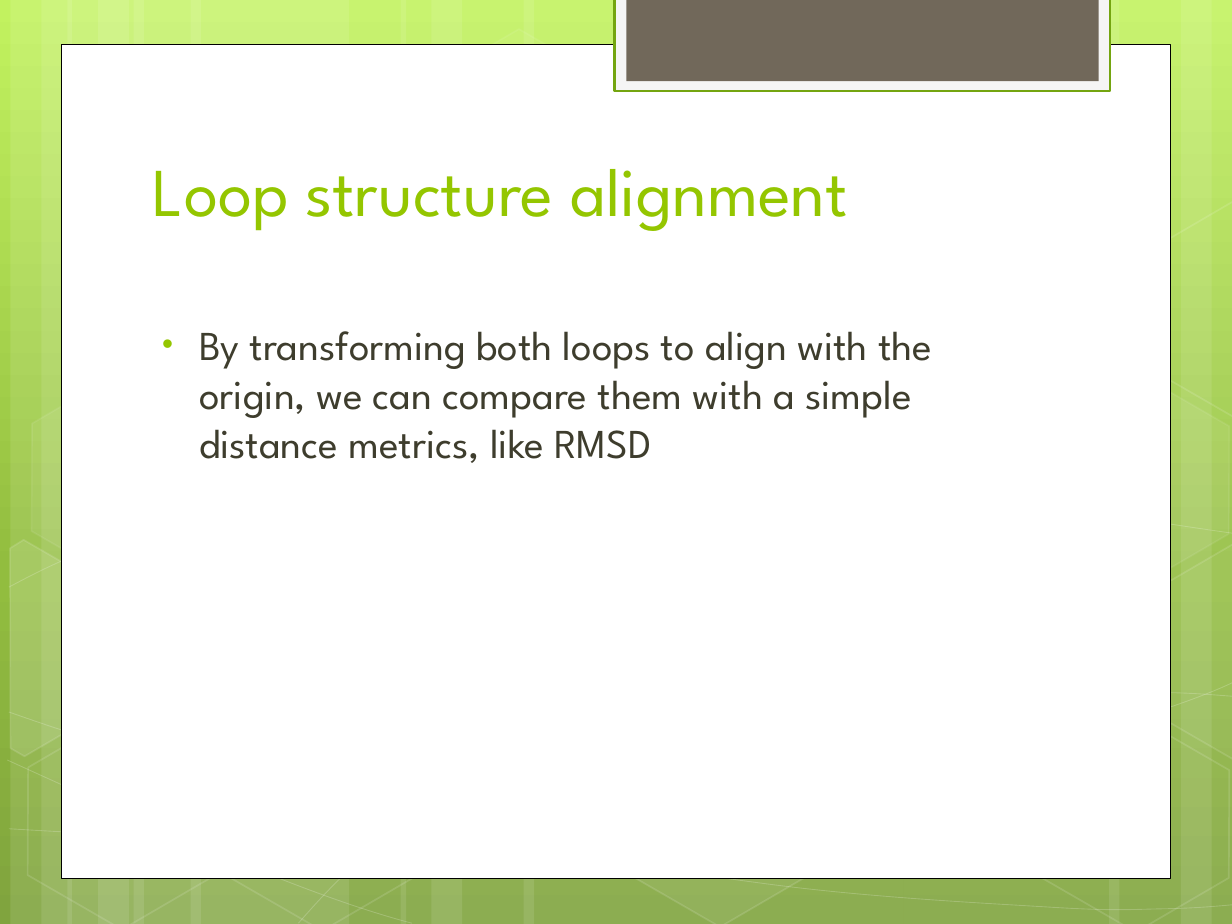
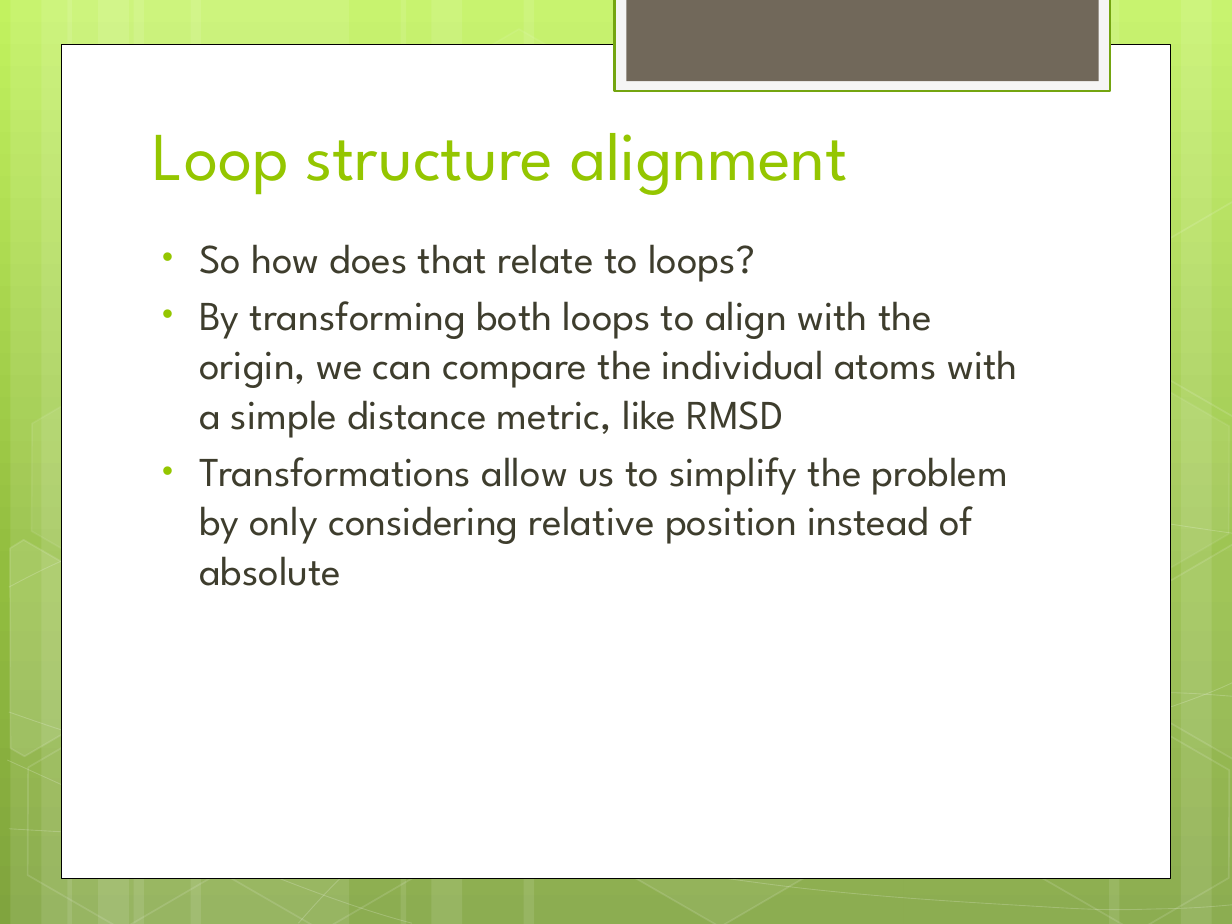
Before and after one commit to somanayr/LSP, a slide deck: slide 12 of Protein Loop Structure Prediction.pptx. Drawn at 1232x924 pixels with LibreOffice and Linux fonts; fonts in the diff are those of the drawing. Boxes give left, top, right and bottom in pixels: in the first picture for what was removed or moved away, otherwise in the second. Text is boxed around its words. In the diff, an @@ line names an element or a change of style, - is before the commit and + after.

```diff
--- a/Protein Loop Structure Prediction.pptx
+++ b/Protein Loop Structure Prediction.pptx
@@ title "Loop structure alignment": place and size @@
-title "Loop structure alignment" at [153,169,848,231]
+title "Loop structure alignment" at [153,133,848,195]
@@ text at [199,244,1018,586]: text changed @@
-• By transforming both loops to align with the origin, we can compare them with a simple distance metrics, like RMSD
+• So how does that relate to loops?
+• By transforming both loops to align with the origin, we can compare the individual atoms with a simple distance metric, like RMSD
+• Transformations allow us to simplify the problem by only considering relative position instead of absolute
```
Also in this commit, not shown: 1 other slide changed, 1 other file.
